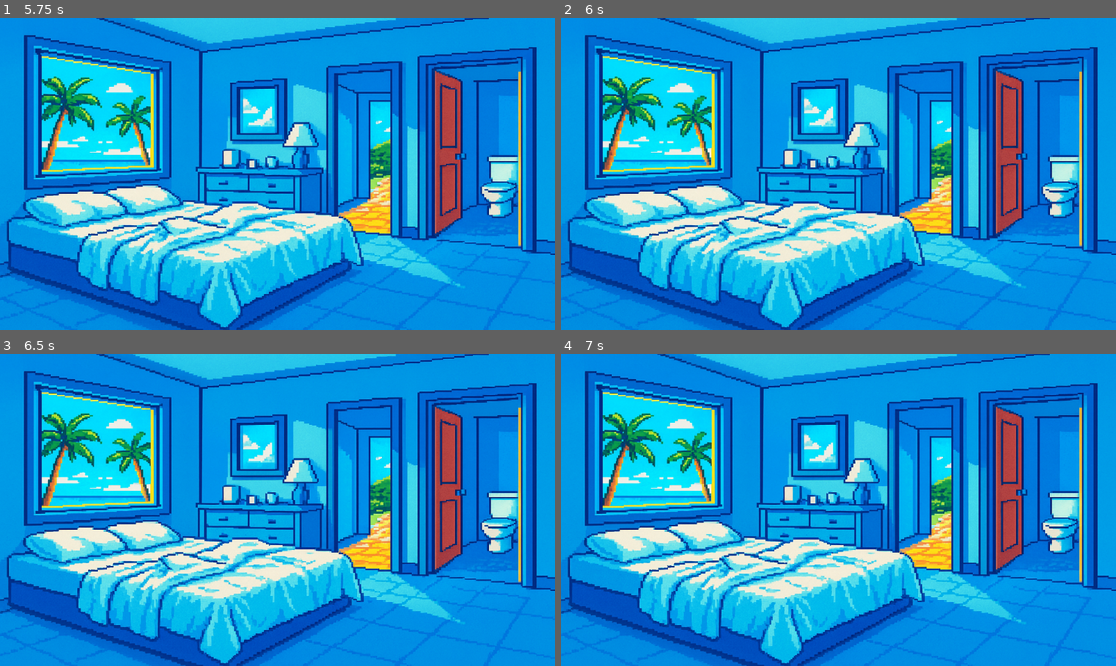
Above: before the commit, frames 1-4 (two rows, left to right).
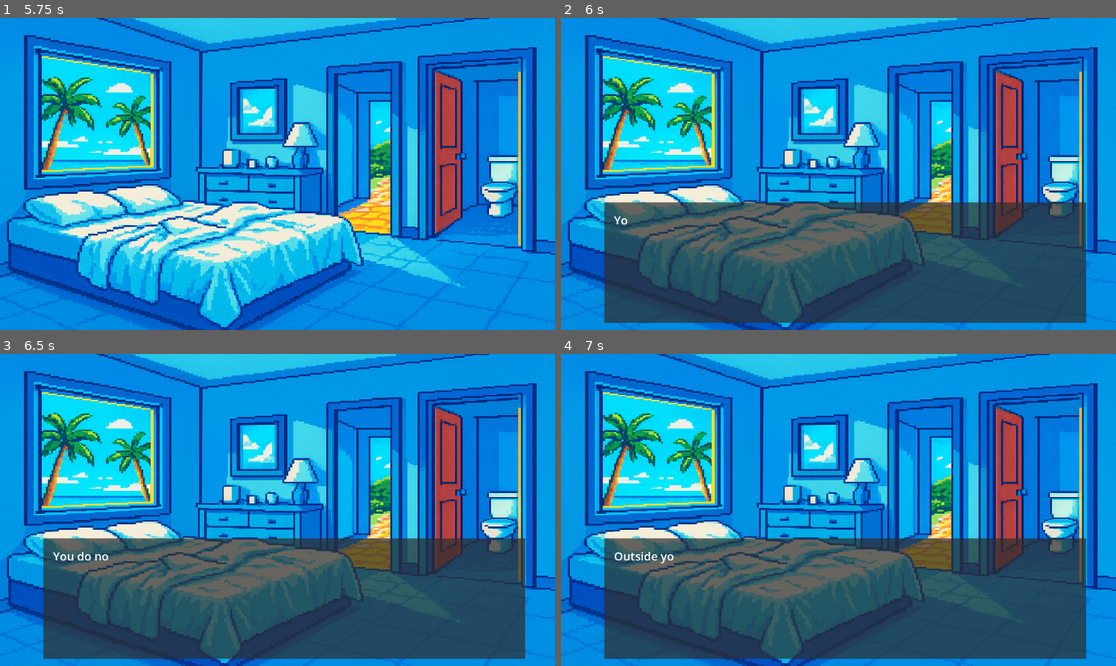
Above: after the commit, the same moments.

Repository: stylez2021/LostKeys
Game: Godot game, scene res://Scenes/main_menu.tscn
The game is run twice, just before and just after one commit, with the same random seed, the same clock (stepped at 60 frames per second) and the same inputs.
Inputs (mouse positions are in pixels of both pictures, inside the frame that each line leads up to):
- Up to frame 1 (5.75 s): click "Start" at 0.5 s; move the mouse to (399, 158) at 1.27 s; click (399, 158) at 1.42 s; click "Continue" at 2 s; tap Enter at 2.75 s; move the mouse to (255, 177) at 2.77 s; click (255, 177) at 2.92 s; move the mouse to (333, 105) at 3.52 s; click (333, 105) at 3.67 s; click "Continue" at 4.25 s; tap Space at 5 s; move the mouse to (249, 236) at 5.02 s; click (249, 236) at 5.17 s
- Up to frame 2 (6 s): tap Enter at 5.75 s; move the mouse to (1005, 220) at 5.77 s; click (1005, 220) at 5.92 s
- Up to frame 3 (6.5 s): no input
- Up to frame 4 (7 s): move the mouse to (672, 463) at 6.52 s; click (672, 463) at 6.67 s

Frame 1 is identical in both runs. In frame 2, 34% of the frame differs, in the area x 7-95%, y 59-98%; in frame 3, 34%; in frame 4, 34%.

Commit message:
Room update with more hotspots

Diff:
--- a/Scenes/main_menu.gd
+++ b/Scenes/main_menu.gd
@@ -7,7 +7,7 @@
 
 
 # Called every frame. 'delta' is the elapsed time since the previous frame.
-func _process(delta: float) -> void:
+func _process(_delta: float) -> void:
 	pass
 
 
--- a/rooms/room_1_resort_room.gd
+++ b/rooms/room_1_resort_room.gd
@@ -2,12 +2,18 @@
 
 @onready var text_box = $TextBox
 @onready var dresser = $DresserHotspot
+@onready var bathroom = $BathroomHotspot
+@onready var window = $WindowHotspot
+@onready var door = $DoorHotspot
 
 var first_visit: bool = true
 
 func _ready():
 	text_box.hide()  # Start hidden
 	dresser.hide()
+	bathroom.hide()
+	window.hide()
+	door.hide()
 
 	# Connect the text_finished signal
 	text_box.text_finished.connect(_on_text_finished)
@@ -25,10 +31,13 @@
 	# Text box closed, player can now interact with room
 	print("Player can now interact with the room")
 	dresser.show()
+	bathroom.show()
+	window.show()
+	door.show()
 	# We'll add hotspot enabling here later
 
 
-func _on_dresser_hotspot_input_event(viewport, event, shape_idx):
+func _on_dresser_hotspot_input_event(_viewport, event, _shape_idx):
 	# Check if it's a mouse click
 	if event is InputEventMouseButton and event.pressed and event.button_index == MOUSE_BUTTON_LEFT:
 		on_dresser_clicked()
@@ -36,3 +45,29 @@
 func on_dresser_clicked():
 	print("Dresser clicked!")
 	text_box.show_text("Check out this dope ass dresser! So much lube.")
+
+
+func _on_bathroom_hotspot_input_event(_viewport, event, _shape_idx):
+	if event is InputEventMouseButton and event.pressed and event.button_index == MOUSE_BUTTON_LEFT:
+		on_bathroom_clicked()
+
+func on_bathroom_clicked():
+	print("Bathroom clicked!")
+	text_box.show_text("You do not want to go in there.")
+
+
+func _on_window_hotspot_input_event(_viewport, event, _shape_idx):
+	if event is InputEventMouseButton and event.pressed and event.button_index == MOUSE_BUTTON_LEFT:
+		on_window_clicked()
+
+func on_window_clicked():
+	print("Window clicked!")
+	text_box.show_text("Outside you see parts of a pretty cool gay resort you found earlier.")
+
+
+func _on_door_hotspot_input_event(_viewport, event, _shape_idx):
+	if event is InputEventMouseButton and event.pressed and event.button_index == MOUSE_BUTTON_LEFT:
+		on_door_clicked()
+
+func on_door_clicked():
+	print("Door to get out clicked!")
--- a/rooms/room_1_resort_room.tscn
+++ b/rooms/room_1_resort_room.tscn
@@ -6,6 +6,15 @@
 
 [sub_resource type="RectangleShape2D" id="RectangleShape2D_xp2wb"]
 size = Vector2(235, 129.5)
+
+[sub_resource type="RectangleShape2D" id="RectangleShape2D_e4xvb"]
+size = Vector2(163.75, 347)
+
+[sub_resource type="RectangleShape2D" id="RectangleShape2D_lna70"]
+size = Vector2(242.5, 229)
+
+[sub_resource type="RectangleShape2D" id="RectangleShape2D_jav7j"]
+size = Vector2(105.5, 289)
 
 [node name="Room1_ResortRoom" type="Node2D"]
 script = ExtResource("1_o8sd7")
@@ -27,4 +36,25 @@
 position = Vector2(535.5, 327.75)
 shape = SubResource("RectangleShape2D_xp2wb")
 
+[node name="BathroomHotspot" type="Area2D" parent="."]
+
+[node name="CollisionShape2D" type="CollisionShape2D" parent="BathroomHotspot"]
+position = Vector2(994.875, 276.5)
+shape = SubResource("RectangleShape2D_e4xvb")
+
+[node name="WindowHotspot" type="Area2D" parent="."]
+
+[node name="CollisionShape2D" type="CollisionShape2D" parent="WindowHotspot"]
+position = Vector2(207, 199)
+shape = SubResource("RectangleShape2D_lna70")
+
+[node name="DoorHotspot" type="Area2D" parent="."]
+
+[node name="CollisionShape2D" type="CollisionShape2D" parent="DoorHotspot"]
+position = Vector2(756.25, 263.5)
+shape = SubResource("RectangleShape2D_jav7j")
+
 [connection signal="input_event" from="DresserHotspot" to="." method="_on_dresser_hotspot_input_event"]
+[connection signal="input_event" from="BathroomHotspot" to="." method="_on_bathroom_hotspot_input_event"]
+[connection signal="input_event" from="WindowHotspot" to="." method="_on_window_hotspot_input_event"]
+[connection signal="input_event" from="DoorHotspot" to="." method="_on_door_hotspot_input_event"]
Not shown: 1 places in rooms/room_1_resort_room.tscn that only renumber resources
